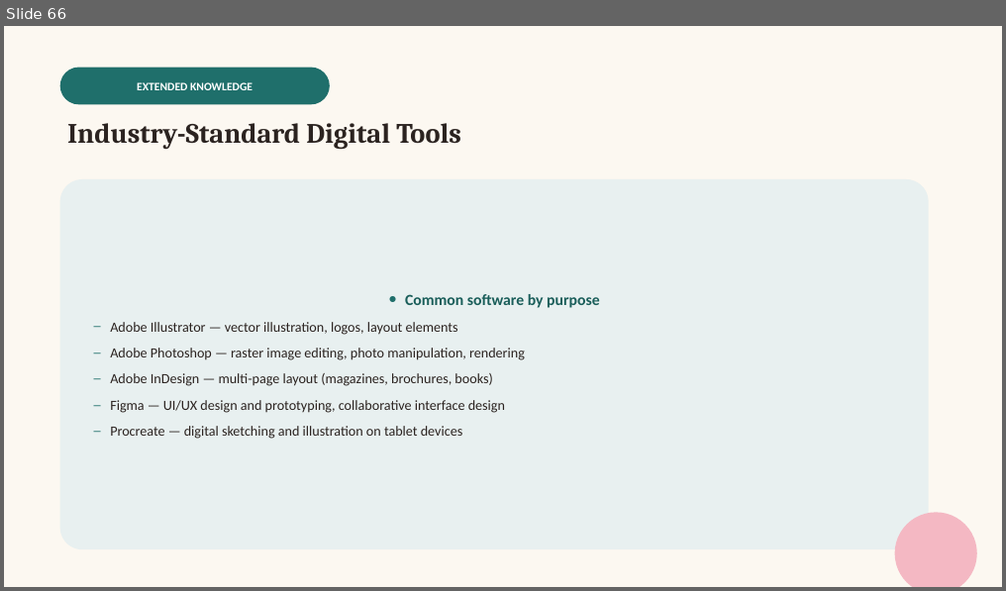
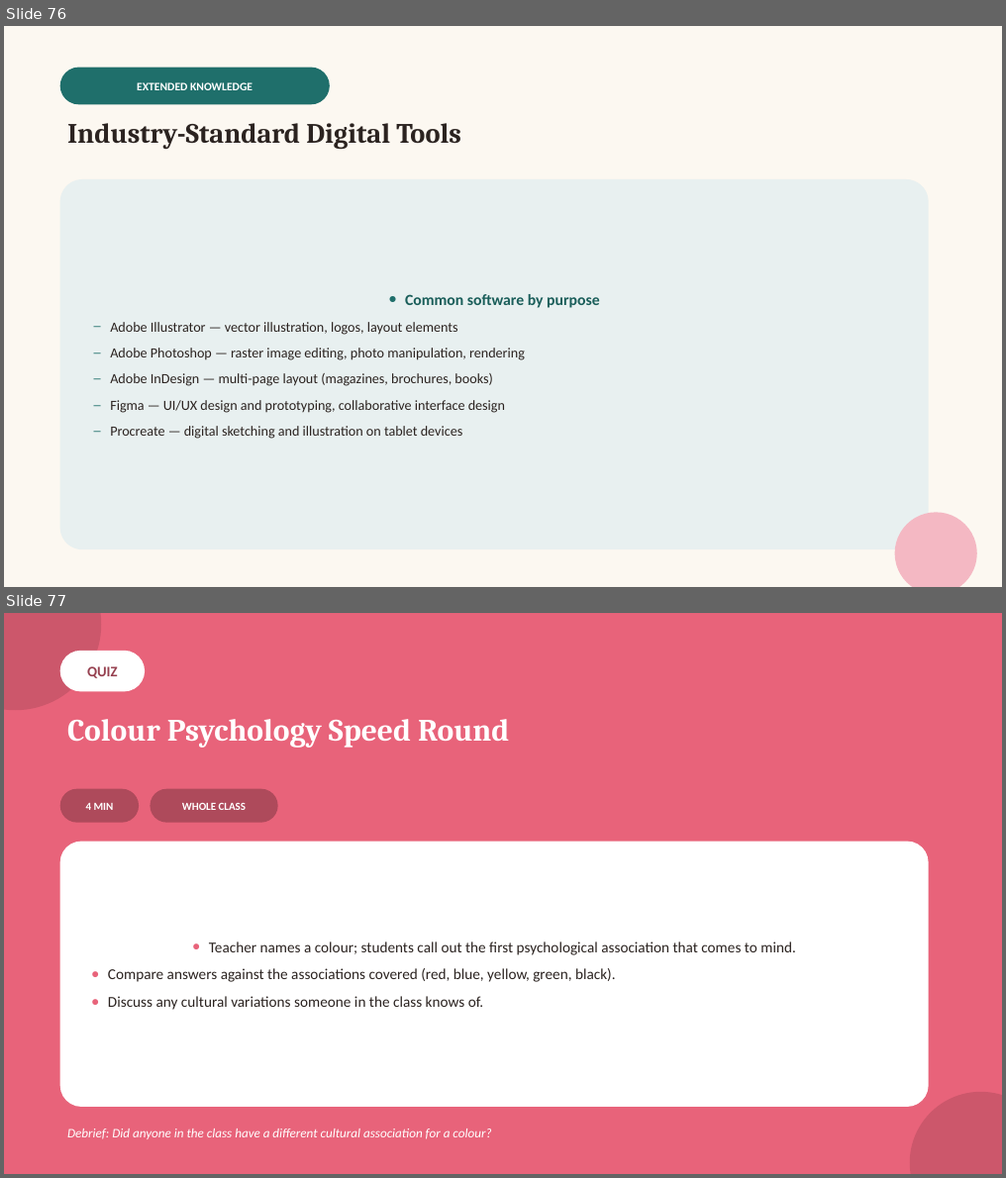
Before and after one commit to melodywyc0710/chuck, a slide deck: teaching-materials/vcd-vce/powerpoint/Unit1-Finding-Design-Solutions.pptx. Shown one above the other, each under a label of ours: slide 66 before the commit, slides 76 and 77 after it. The pictures are 1006x591 and 1006x1178 pixels, drawn with LibreOffice and Linux fonts; fonts in the diff are those of the drawing. Boxes give left, top, right and bottom in pixels: in the first picture for what was removed or moved away, otherwise in the second. Text is boxed around its words. In the diff, an @@ line names an element or a change of style, - is before the commit and + after.

```diff
--- a/teaching-materials/vcd-vce/powerpoint/Unit1-Finding-Design-Solutions.pptx
+++ b/teaching-materials/vcd-vce/powerpoint/Unit1-Finding-Design-Solutions.pptx
@@ slide 77 added at [4,613,1002,1174], background #E8637A @@
@@ ellipse added at [4,613,101,710], fill #CC576B @@
@@ rounded rectangle added at [60,651,145,691], fill #FFFFFF, 14 pt, text #96404F, bold @@
+QUIZ
@@ text added at [67,719,509,748], 30 pt, text #FFFFFF, bold @@
+Colour Psychology Speed Round
@@ rounded rectangle added at [60,789,139,823], fill #AE4A5B, 10.5 pt, text #FFFFFF, bold @@
+4 MIN
@@ rounded rectangle added at [150,789,278,823], fill #AE4A5B, 10.5 pt, text #FFFFFF, bold @@
+WHOLE CLASS
@@ rounded rectangle added at [60,842,929,1107], fill #FFFFFF, 14.5 pt, text #2B2320 @@
+● Teacher names a colour; students call out the first psychological association that comes to mind.
+● Compare answers against the associations covered (red, blue, yellow, green, black).
+● Discuss any cultural variations someone in the class knows of.
@@ ellipse added at [910,1092,1002,1174], fill #CC576B @@
@@ text added at [67,1129,491,1140], 12.5 pt, text #FFFFFF, italic @@
+Debrief: Did anyone in the class have a different cultural association for a colour?
@@ what was slide 66 is now slide 76 @@
```
Also in this commit, not shown: 11 other slides added, 4 other files.
